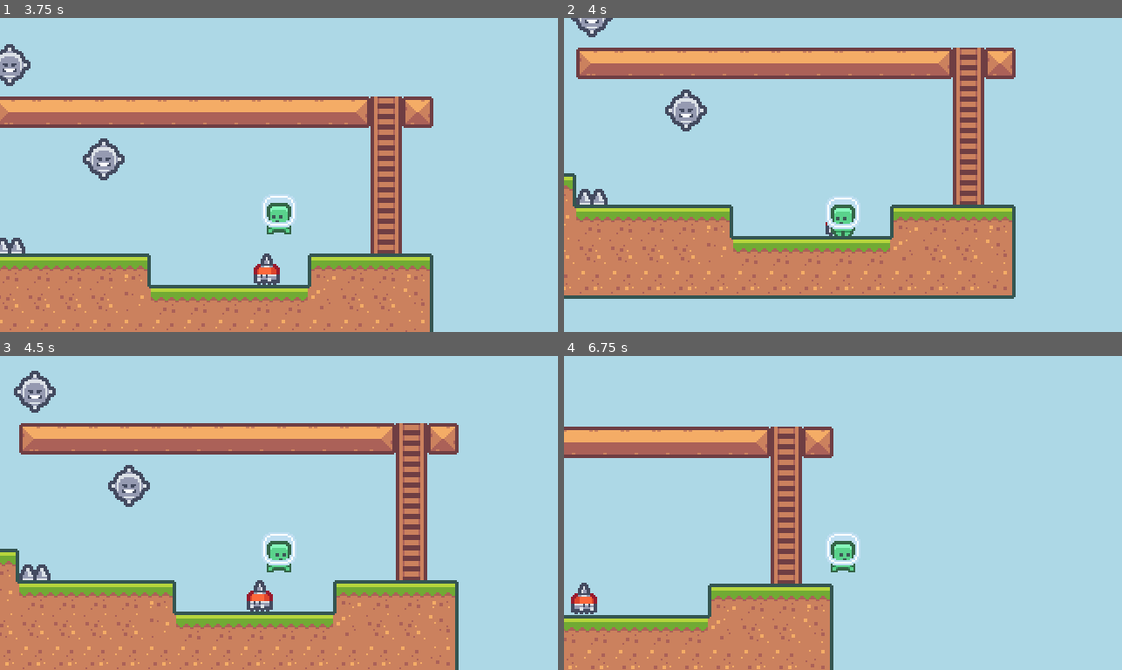
Above: before the commit, frames 1-4 (two rows, left to right).
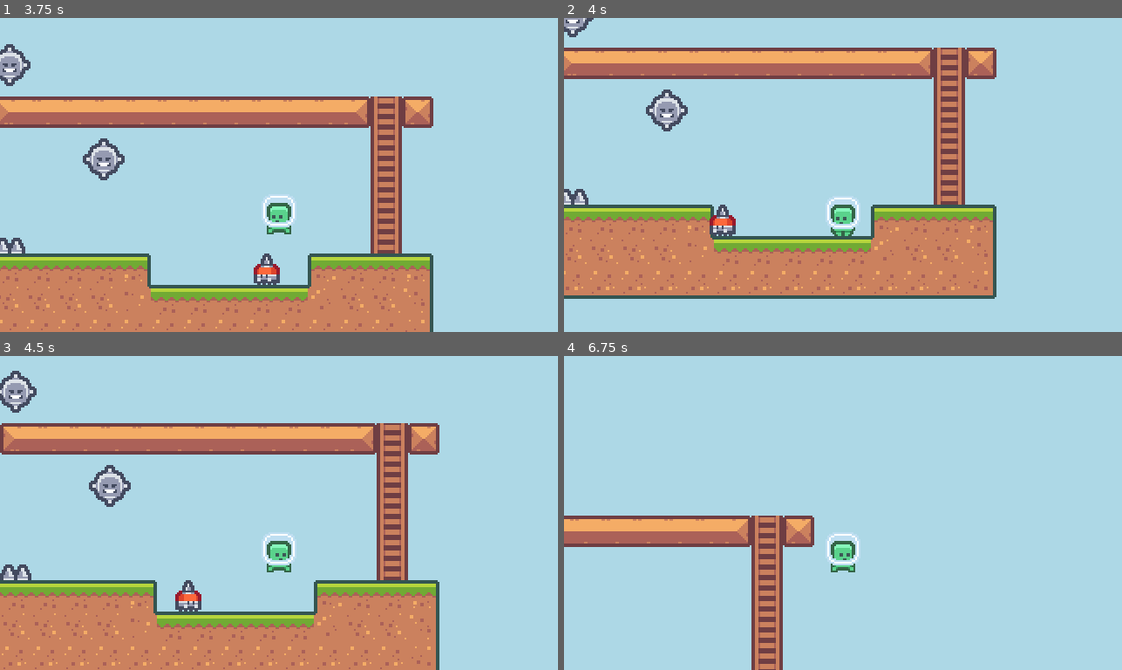
Above: after the commit, the same moments.

Repository: lufog/godot-heartbeast-pixel-platformer
Game: Godot game, scene res://world.tscn
Two runs of this game, one before a commit and one after it. Both use one fixed random seed, a clock stepped at 60 frames per second and the inputs below.
Inputs:
- Up to frame 1 (3.75 s): hold Up (ui_up) 0.53-1.28 s; hold Right (ui_right) 0.53-2.03 s; tap Up (ui_up) at 1.35, 1.52, 1.82, 2.85, 3.02, 3.32 s; hold Up (ui_up) 2.03-2.78 s; hold Left (ui_left) from 2.03 s (still down); hold Up (ui_up) from 3.53 s (still down)
- Up to frame 2 (4 s): keep holding Left (ui_left); keep holding Up (ui_up)
- Up to frame 3 (4.5 s): release Left (ui_left) at 4.28 s; release Up (ui_up) at 4.28 s; hold Right (ui_right) from 4.28 s (still down); tap Up (ui_up) at 4.35 s
- Up to frame 4 (6.75 s): keep holding Right (ui_right); tap Up (ui_up) at 4.52, 4.82, 5.85, 6.02, 6.32 s; hold Up (ui_up) 5.03-5.78 s; hold Up (ui_up) from 6.53 s (still down)

Frame 1 is identical in both runs. In frame 2, 12% of the frame differs, in the area x 0-81%, y 0-90%; in frame 3, 13%; in frame 4, 22%, in the area x 0-49%, y 22-100%.
Error before the commit: Parse Error: Identifier "return_value_discarded" not declared in the current scope. (res://hitbox/hitbox.gd:6)
Error after the commit: Invalid assignment of property or key 'playback_speed' with value of type 'float' on a base object of type 'AnimationPlayer'. (res://enemies/moving_spike_enemy…

Commit message:
Sound Effects + Audio Busses

Diff:
--- /dev/null
+++ b/default_bus_layout.tres
@@ -0,0 +1,15 @@
+[gd_resource type="AudioBusLayout" format=3 uid="uid://dl5g7pwqabl8b"]
+
+[resource]
+bus/1/name = &"Music"
+bus/1/solo = false
+bus/1/mute = false
+bus/1/bypass_fx = false
+bus/1/volume_db = 0.0
+bus/1/send = &"Master"
+bus/2/name = &"Sound"
+bus/2/solo = false
+bus/2/mute = false
+bus/2/bypass_fx = false
+bus/2/volume_db = 0.0
+bus/2/send = &"Master"
--- a/enemies/moving_spike_enemy.tscn
+++ b/enemies/moving_spike_enemy.tscn
@@ -22,10 +22,10 @@
 "values": [0.0]
 }
 
-[sub_resource type="Animation" id="Animation_s3ibf"]
-resource_name = "move_along_path_loop"
+[sub_resource type="Animation" id="Animation_jg2fe"]
+resource_name = "move_along_path_bounce"
 length = 4.0
-loop_mode = 1
+loop_mode = 2
 tracks/0/type = "value"
 tracks/0/imported = false
 tracks/0/enabled = true
@@ -39,10 +39,10 @@
 "values": [0.0, 1.0]
 }
 
-[sub_resource type="Animation" id="Animation_jg2fe"]
-resource_name = "move_along_path_bounce"
+[sub_resource type="Animation" id="Animation_s3ibf"]
+resource_name = "move_along_path_loop"
 length = 4.0
-loop_mode = 2
+loop_mode = 1
 tracks/0/type = "value"
 tracks/0/imported = false
 tracks/0/enabled = true
--- a/hitbox/hitbox.gd
+++ b/hitbox/hitbox.gd
@@ -3,5 +3,4 @@
 
 func _on_body_entered(body: Node2D) -> void:
 	if body is Player:
-		@warning_ignore(return_value_discarded)
-		get_tree().reload_current_scene()
+		body.die()
--- a/player/player.gd
+++ b/player/player.gd
@@ -46,6 +46,7 @@
 	if is_on_floor() or coyote_jump:
 		if Input.is_action_just_pressed("ui_up") or buffered_jump:
 			velocity.y = move_data.jump_velocity
+			SoundPlayer.play_sound(SoundPlayer.JUMP_AUDIO_STREAM)
 			buffered_jump = false
 	else:
 		if Input.is_action_just_released("ui_up") and velocity.y < move_data.half_jump_velocity:
@@ -57,6 +58,7 @@
 
 		if Input.is_action_just_pressed("ui_up") and double_jump > 0:
 			velocity.y = move_data.jump_velocity
+			SoundPlayer.play_sound(SoundPlayer.JUMP_AUDIO_STREAM)
 			double_jump -= 1
 
 	if direction_x:
@@ -77,6 +79,7 @@
 		coyote_jump = true
 		coyote_jump_timer.start()
 
+
 func climb_state(delta: float, direction: Vector2) -> void:
 	if not is_on_ladder():
 		state = MOVE
@@ -89,6 +92,11 @@
 		animated_sprite.play("idle")
 
 	move_and_slide()
+
+
+func die() -> void:
+	SoundPlayer.play_sound(SoundPlayer.HURT_AUDIO_STREAM)
+	get_tree().reload_current_scene()
 
 
 func is_on_ladder() -> bool:
--- a/project.godot
+++ b/project.godot
@@ -37,6 +37,10 @@
 config/features=PackedStringArray("4.0", "Forward Plus")
 config/icon="res://icon.svg"
 
+[autoload]
+
+SoundPlayer="*res://sound_player/sound_player.tscn"
+
 [display]
 
 window/size/viewport_width=320
--- /dev/null
+++ b/sound_player/sound_player.gd
@@ -0,0 +1,24 @@
+extends Node
+
+const HURT_AUDIO_STREAM := preload("res://hurt.wav")
+const JUMP_AUDIO_STREAM := preload("res://jump.wav")
+
+@onready var audio_players_container: Node = $AudioPlayers
+
+var audio_players: Array[AudioStreamPlayer]
+
+
+func _ready() -> void:
+	for child in audio_players_container.get_children():
+		var audio_player := child as AudioStreamPlayer
+		if audio_player != null:
+			audio_players.append(audio_player)
+
+func play_sound(audio_stream: AudioStream) -> void:
+	for audio_player in audio_players:
+		if audio_player.playing:
+			continue
+
+		audio_player.stream = audio_stream
+		audio_player.play()
+		break
--- /dev/null
+++ b/sound_player/sound_player.tscn
@@ -0,0 +1,34 @@
+[gd_scene load_steps=3 format=3 uid="uid://cmm5jleing63h"]
+
+[ext_resource type="Script" path="res://sound_player/sound_player.gd" id="1_mqxtf"]
+[ext_resource type="AudioStream" uid="uid://jd4kycty8l01" path="res://hurt.wav" id="2_eb1t1"]
+
+[node name="SoundPlayer" type="Node"]
+script = ExtResource("1_mqxtf")
+
+[node name="AudioPlayers" type="Node" parent="."]
+
+[node name="AudioStreamPlayer" type="AudioStreamPlayer" parent="AudioPlayers"]
+stream = ExtResource("2_eb1t1")
+bus = &"Sound"
+
+[node name="AudioStreamPlayer2" type="AudioStreamPlayer" parent="AudioPlayers"]
+bus = &"Sound"
+
+[node name="AudioStreamPlayer3" type="AudioStreamPlayer" parent="AudioPlayers"]
+bus = &"Sound"
+
+[node name="AudioStreamPlayer4" type="AudioStreamPlayer" parent="AudioPlayers"]
+bus = &"Sound"
+
+[node name="AudioStreamPlayer5" type="AudioStreamPlayer" parent="AudioPlayers"]
+bus = &"Sound"
+
+[node name="AudioStreamPlayer6" type="AudioStreamPlayer" parent="AudioPlayers"]
+bus = &"Sound"
+
+[node name="AudioStreamPlayer7" type="AudioStreamPlayer" parent="AudioPlayers"]
+bus = &"Sound"
+
+[node name="AudioStreamPlayer8" type="AudioStreamPlayer" parent="AudioPlayers"]
+bus = &"Sound"
Not shown, added: hurt.wav.import
Not shown, added: jump.wav.import
Not shown, added: hurt.wav
Not shown, added: jump.wav
